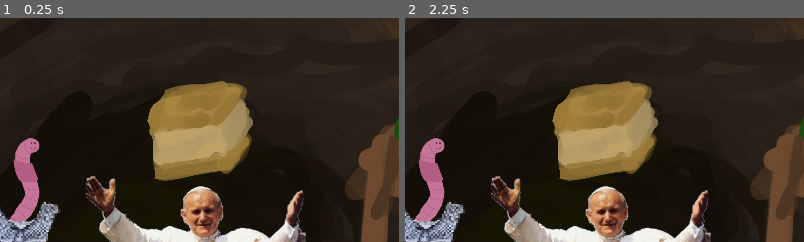
Above: before the commit, frames 1-2 (left to right).
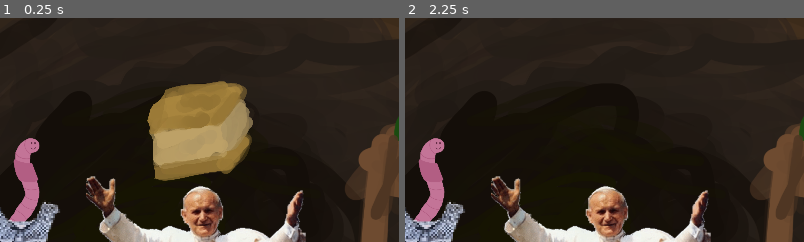
Above: after the commit, the same moments.

Repository: WiktorKociuba/worm-up
Game: Godot game, scene res://scenes/market.tscn
Same seed, same stepped clock (60 frames per second), same inputs: the game is played once before the commit and once after it. This scene is started directly instead of the project's main scene.
Inputs (mouse positions are % of the whole screen's width and height, from its top left):
- Up to frame 1 (0.25 s): no input
- Up to frame 2 (2.25 s): tap Enter at 0.5, 2 s; move the mouse to (72, 45) at 0.52 s; hold D (right) 0.53-1.28 s; tap Alt at 0.6, 2.1 s; click (72, 45) at 0.67 s; tap Space at 1.25 s; move the mouse to (30, 55) at 1.27 s; hold S (down) 1.28-2.03 s; tap Shift at 1.35 s; click (30, 55) at 1.42 s; move the mouse to (60, 28) at 2.02 s; hold D (right) from 2.03 s (still down); click (60, 28) at 2.17 s
The pictures show only the part of the screen within x 30-80%, y 10-60%; the shares and areas given below are measured in that part.

The runs differ from the first frame. In frame 2, 9.5% of the frame differs, in the area x 36-64%, y 28-73%.

Commit message:
added kremówka

Diff:
--- a/scenes/kremówka.gd
+++ b/scenes/kremówka.gd
@@ -3,3 +3,9 @@
 # Called every frame. 'delta' is the elapsed time since the previous frame.
 func _process(delta: float) -> void:
     pass
+
+
+
+func _on_area_2d_input_event(viewport: Node, event: InputEvent, shape_idx: int) -> void:
+    if event is InputEventMouseButton and event.pressed:
+        visible = false
--- a/scenes/market.tscn
+++ b/scenes/market.tscn
@@ -6,6 +6,9 @@
 [ext_resource type="Texture2D" uid="uid://dvvyhilvnlct4" path="res://textures/JP2-foto.png" id="4_co8of"]
 [ext_resource type="Texture2D" uid="uid://d0y26oy6g3ju3" path="res://textures/Grafika_bez_nazwy (23).png" id="5_ennqm"]
 [ext_resource type="Script" uid="uid://jum77nw82eay" path="res://scenes/kremówka.gd" id="6_hvm52"]
+
+[sub_resource type="RectangleShape2D" id="RectangleShape2D_ygeob"]
+size = Vector2(182.23007, 173.01218)
 
 [node name="market" type="Node2D" unique_id=1301290233]
 
@@ -38,8 +41,16 @@
 scale = Vector2(1.4103051, 1.4103053)
 texture = ExtResource("4_co8of")
 
-[node name="Kremówka" type="Sprite2D" parent="JP2" unique_id=1441593015]
+[node name="Area2D" type="Area2D" parent="JP2" unique_id=1181200313]
 position = Vector2(-6.381592, -192.86606)
-scale = Vector2(0.15649316, 0.15649314)
+
+[node name="Kremówka" type="Sprite2D" parent="JP2/Area2D" unique_id=1441593015]
+scale = Vector2(0.15649316, 0.15649313)
 texture = ExtResource("5_ennqm")
 script = ExtResource("6_hvm52")
+
+[node name="CollisionShape2D" type="CollisionShape2D" parent="JP2/Area2D" unique_id=931534642]
+position = Vector2(14.535843, -14.181313)
+shape = SubResource("RectangleShape2D_ygeob")
+
+[connection signal="input_event" from="JP2/Area2D" to="JP2/Area2D/Kremówka" method="_on_area_2d_input_event"]
--- a/scripts/player.gd
+++ b/scripts/player.gd
@@ -11,50 +11,50 @@
 const JUMP_VELOCITY = -400.0
 
 func _ready() -> void:
-	setupClothes()
-	if not enableCamera:
-		$Camera2D.visible = false
-	Clothes.clothesChanged.connect(setupClothes)
+    setupClothes()
+    if not enableCamera:
+        $Camera2D.visible = false
+    Clothes.clothesChanged.connect(setupClothes)
 
 func setupClothes() -> void:
-	for item in headItems:
-		if item != null:
-			item.visible = false
-	for item in neckItems:
-		if item != null:
-			item.visible = false
-	for item in topItems:
-		if item != null:
-			item.visible = false
-	for item in bottomItems:
-		if item != null:
-			item.visible = false
-	if headItems.size() > Clothes.head:
-		headItems[Clothes.head].visible = true
-	if neckItems.size() > Clothes.neck:
-		neckItems[Clothes.neck].visible = true
-	if topItems.size() > Clothes.top:
-		topItems[Clothes.top].visible = true
-	if bottomItems.size() > Clothes.bottom:
-		print(Clothes.bottom)
-		bottomItems[Clothes.bottom].visible = true
+    for item in headItems:
+        if item != null:
+            item.visible = false
+    for item in neckItems:
+        if item != null:
+            item.visible = false
+    for item in topItems:
+        if item != null:
+            item.visible = false
+    for item in bottomItems:
+        if item != null:
+            item.visible = false
+    if headItems.size() > Clothes.head:
+        headItems[Clothes.head].visible = true
+    if neckItems.size() > Clothes.neck:
+        neckItems[Clothes.neck].visible = true
+    if topItems.size() > Clothes.top:
+        topItems[Clothes.top].visible = true
+    if bottomItems.size() > Clothes.bottom:
+        print(Clothes.bottom)
+        bottomItems[Clothes.bottom].visible = true
 
 func _physics_process(delta: float) -> void:
-	if not canWalk:
-		return
-	var direction := Input.get_axis("left", "right")
-	if direction:
-		velocity.x = direction * SPEED
-	else:
-		velocity.x = move_toward(velocity.x, 0, SPEED)
-	var directionY := Input.get_axis("up","down")
-	if directionY:
-		velocity.y = directionY * SPEED
-	else:
-		velocity.y = move_toward(velocity.y, 0, SPEED)
+    if not canWalk:
+        return
+    var direction := Input.get_axis("left", "right")
+    if direction:
+        velocity.x = direction * SPEED
+    else:
+        velocity.x = move_toward(velocity.x, 0, SPEED)
+    var directionY := Input.get_axis("up","down")
+    if directionY:
+        velocity.y = directionY * SPEED
+    else:
+        velocity.y = move_toward(velocity.y, 0, SPEED)
 
-	move_and_slide()
+    move_and_slide()
 
 
 func _on_area_2d_body_entered(body: Node2D) -> void:
-	pass # Replace with function body.
+    pass # Replace with function body.
